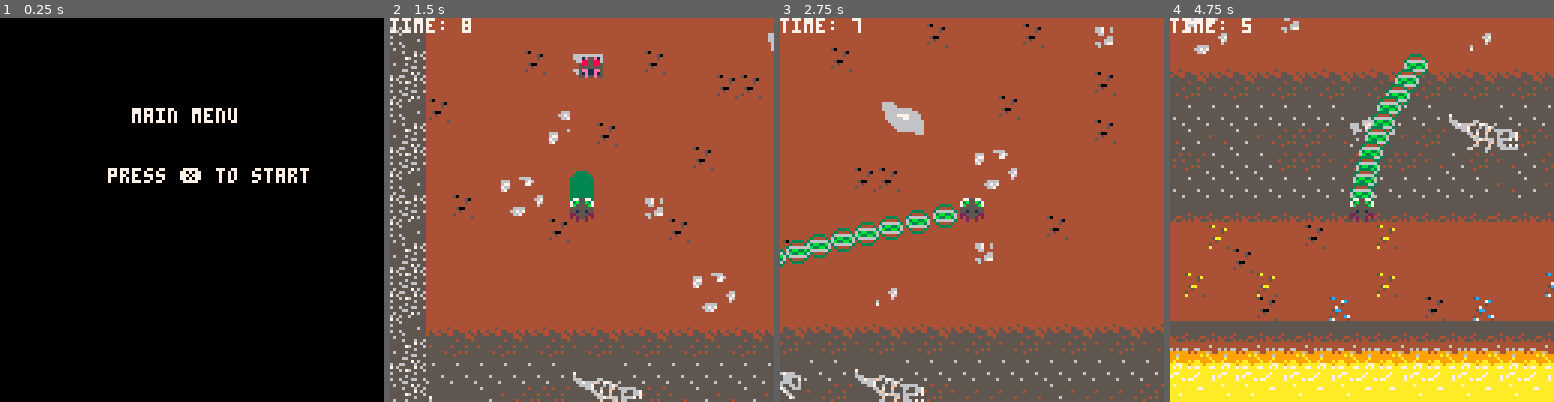
Above: before the commit, frames 1-4 (left to right).
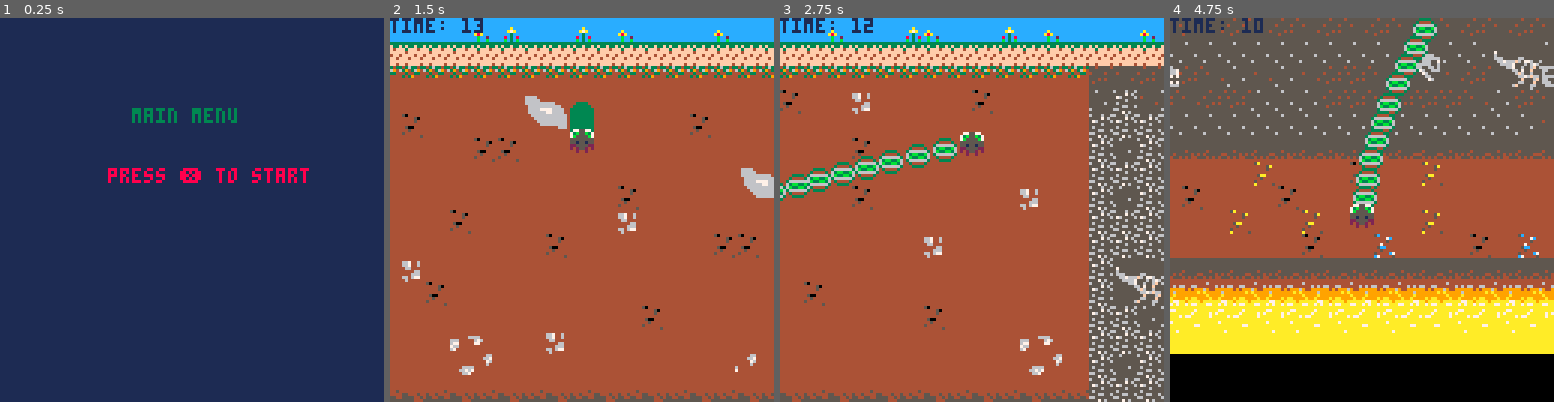
Above: after the commit, the same moments.

Repository: LucaFrincu/Pico-Game
Game: PICO-8 cartridge picoworm.p8
The game is run twice, just before and just after one commit, with the same random seed, the same clock (stepped at 60 frames per second) and the same inputs.
Inputs:
- Up to frame 1 (0.25 s): no input
- Up to frame 2 (1.5 s): tap X (X key) at 0.33, 1.07 s
- Up to frame 3 (2.75 s): hold Right 1.6-2.1 s; tap X (X key) at 1.85 s; hold Up 2.15-2.42 s; hold Right from 2.47 s (still down)
- Up to frame 4 (4.75 s): tap X (X key) at 2.97, 4.08 s; release Right at 3.03 s; hold Left 3.08-3.58 s; hold Down 3.63-3.97 s; hold Right 4.02-4.68 s; hold Up from 4.73 s (still down)

The runs differ from the first frame. In frame 1, 100% of the frame differs, in the area x 0-100%, y 0-100%; in frame 2, 41%; in frame 3, 47%; in frame 4, 69%.

Commit message:
maybe final

Diff:
--- a/picoworm.p8
+++ b/picoworm.p8
@@ -1,24 +1,26 @@
 pico-8 cartridge // http://www.pico-8.com
 version 41
 __lua__
--- main game variables
-x, y = 64, 64
+--player start position
+x, y = 145, 20
+
+--acceleration
 ax, ay = 0, 0
+
+--velocity
 vx, vy = 0, 0
 
 hist_x = {}
 hist_y = {}
 
-npc_x, npc_y = 32, 32
 npc_exists = true
 npc_timer = 0
-
-countdown = 10 -- start with 10 seconds countdown
-game_state = "menu" -- start with the main menu
+game_state = "menu"
+npc_eaten_count = 0
 
 function _init()
-    -- set initial countdown time
-    countdown = 10
+    -- 15 seconds life
+    countdown = 15
     spawn_npc()
 end
 
@@ -49,21 +51,22 @@
 
     map()
 
+    -- tail
     for i=1, #hist_x do
         spr(81, hist_x[i], hist_y[i])
     end
 
-    -- draw main character's head with sprite 82
+    -- head
     spr(82, x, y)
 
-    -- draw npc with sprite 74
+    -- bug npc
     if npc_exists then
         spr(74, npc_x, npc_y)
     end
 
-    -- draw the countdown timer on screen coordinates
-    camera(0, 0) -- reset camera to draw hud
-    print("time: "..flr(countdown), 0, 0, 7)
+    -- countdown timer coordinates
+    camera(0, 0)
+    print("time: "..flr(countdown), 0, 0, 1)
 end
 
 function update_game()
@@ -119,14 +122,15 @@
     if npc_exists and abs(x - npc_x) < 8 and abs(y - npc_y) < 8 then
         npc_exists = false
         countdown = countdown + 3
+        npc_eaten_count = npc_eaten_count + 1 -- increment the counter
         spawn_npc()
     end
 
     -- update countdown timer
     countdown = countdown - (1 / 30) -- assuming _update() is called 30 times per second
     if countdown < 0 then
-        countdown = 0 -- prevent the timer from going negative
-        game_state = "end" -- switch to end state when time is up
+        countdown = 0
+        game_state = "end"
     end
 end
 
@@ -137,10 +141,11 @@
 end
 
 function camera_follow()
-    -- placeholder for camera follow logic
+
 end
 
 -->8
+-- camera follow script
 function camera_follow()
 
  cam_x=x-60
@@ -154,31 +159,38 @@
 end
 -->8
 function draw_menu()
-    -- draw the main menu
-    print("main menu", 44, 30, 7)
-    print("press ❎ to start", 36, 50, 7)
+    -- draw the background
+    rectfill(0, 0, 127, 127, 1) -- draw a rectangle from (0, 0) to (127, 127) with color 1 (dark blue)
+
+    -- draw the main menu text
+    print("main menu", 44, 30, 3)
+    print("press ❎ to start", 36, 50, 8)
 end
 
 function update_menu()
-    if btnp(❎) then -- ❎ button
+    if btnp(❎) then
         game_state = "game"
     end
 end
 
 function draw_end()
-    -- draw the end screen
-    print("you died of hunger", 34, 30, 7)
+    -- draw the background
+    rectfill(0, 0, 127, 127, 1)
+
+    -- end screen text
+    print("you died of hunger", 34, 30, 8)
+    print("you ate "..npc_eaten_count.." bugs", 34, 40, 2)
     print("press ❎ to restart", 32, 50, 7)
 end
 
 function update_end()
-    if btnp(❎) then -- ❎ button
+    if btnp(❎) then
         restart_game()
     end
 end
 
 function restart_game()
-    -- reset the game state and variables
+    -- reset variables to default
     x, y = 64, 64
     ax, ay = 0, 0
     vx, vy = 0, 0
@@ -190,8 +202,9 @@
     npc_exists = true
     npc_timer = 0
 
-    countdown = 10 -- reset countdown timer
-    game_state = " game" -- go back to game state
+    npc_eaten_count = 0
+    countdown = 15
+    game_state = "game"
 
     spawn_npc()
 end
